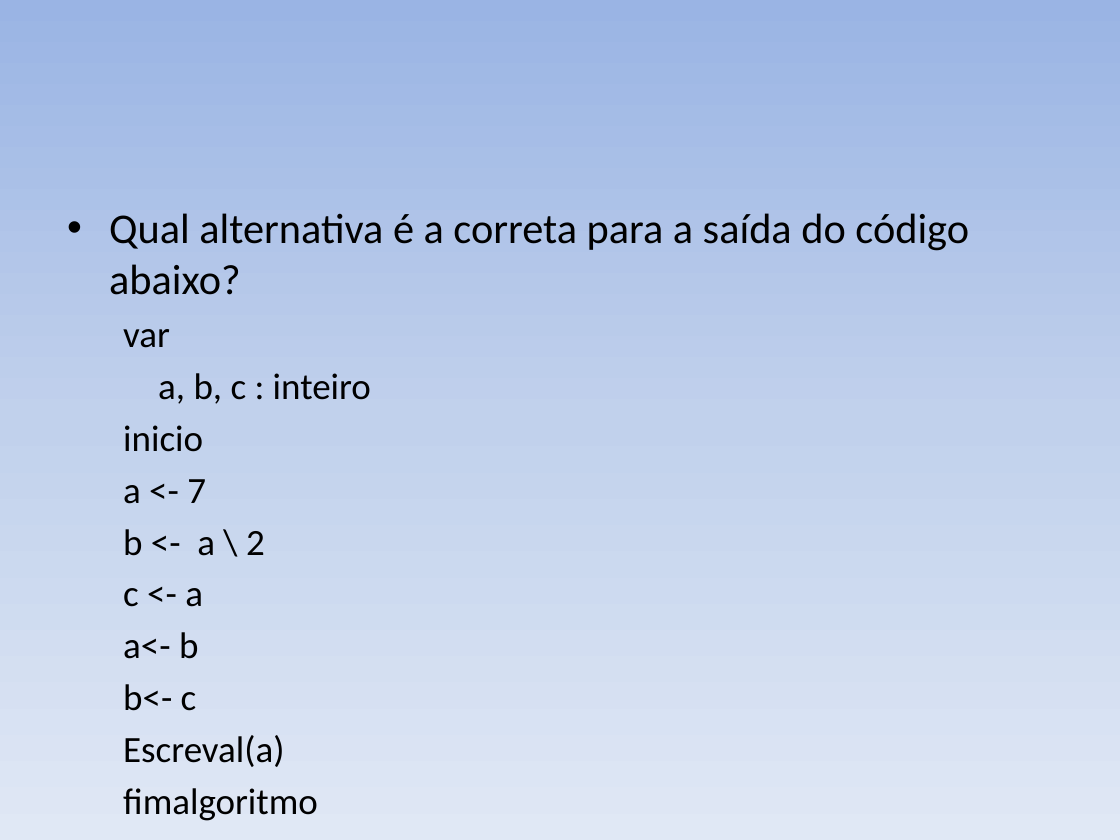
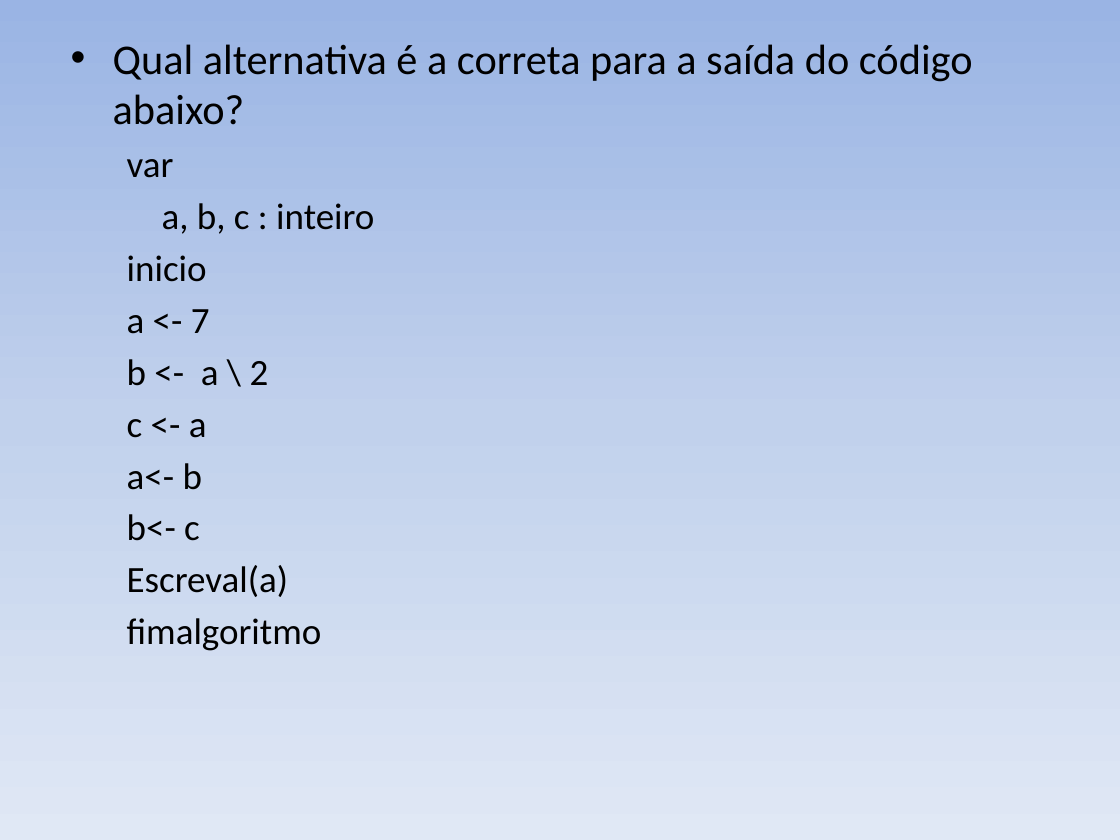
Before and after one commit to italo2403/AULA_L-GICA_PROGRAMA-O, a slide deck: slide 9 of EXERCÍCIOS.pptx (slide 10 before the commit). Drawn at 1120x840 pixels with LibreOffice and Linux fonts; fonts in the diff are those of the drawing. Boxes give left, top, right and bottom in pixels: in the first picture for what was removed or moved away, otherwise in the second. Text is boxed around its words. In the diff, an @@ line names an element or a change of style, - is before the commit and + after.

```diff
--- a/EXERCÍCIOS.pptx
+++ b/EXERCÍCIOS.pptx
@@ text "Qual alternativa é a correta ...": place and size @@
-text "Qual alternativa é a correta ..." at box(109, 213, 969, 767)
+text "Qual alternativa é a correta ..." at box(113, 44, 973, 597)
```
Also in this commit, not shown: 10 other slides changed, 4 slides added, 7 slides removed, 3 other files.
